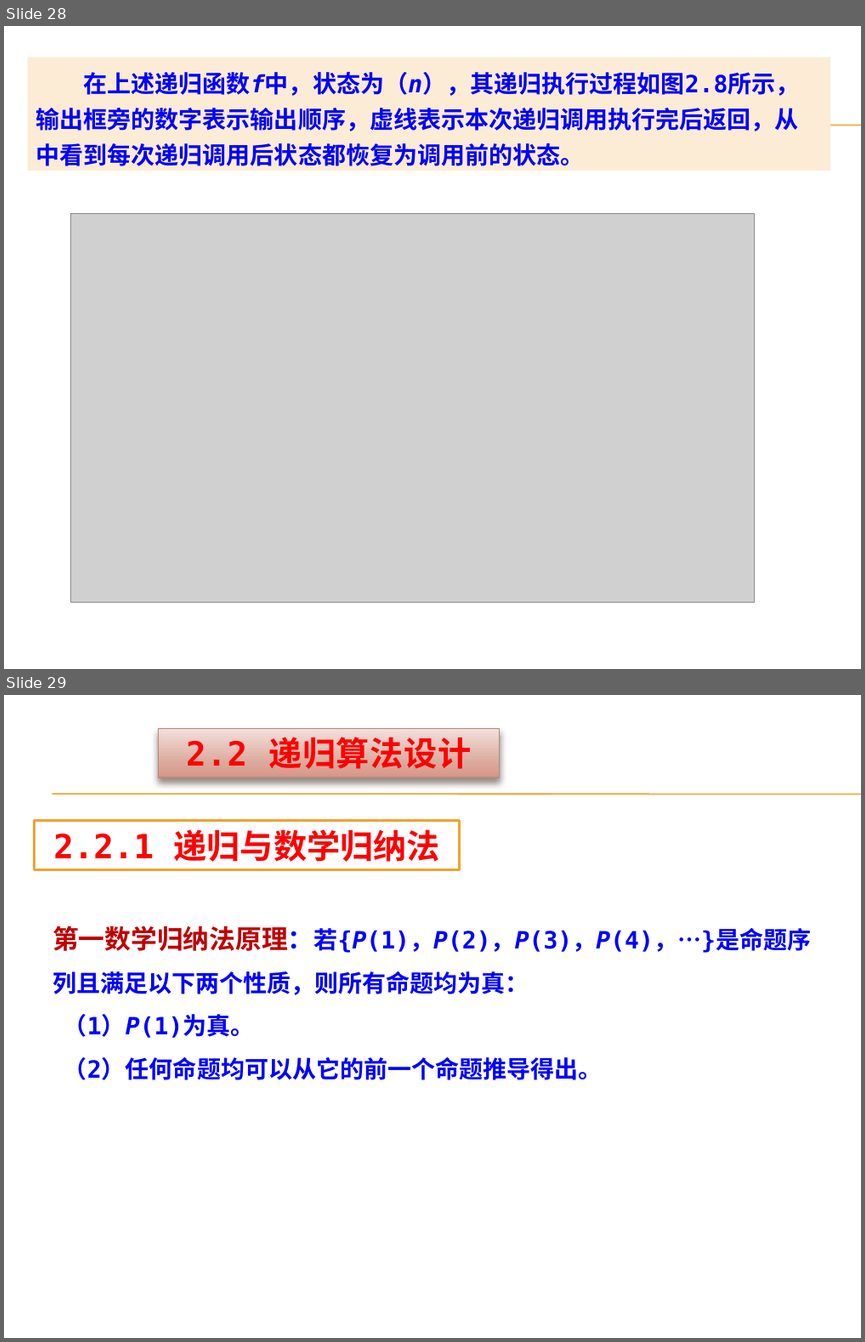
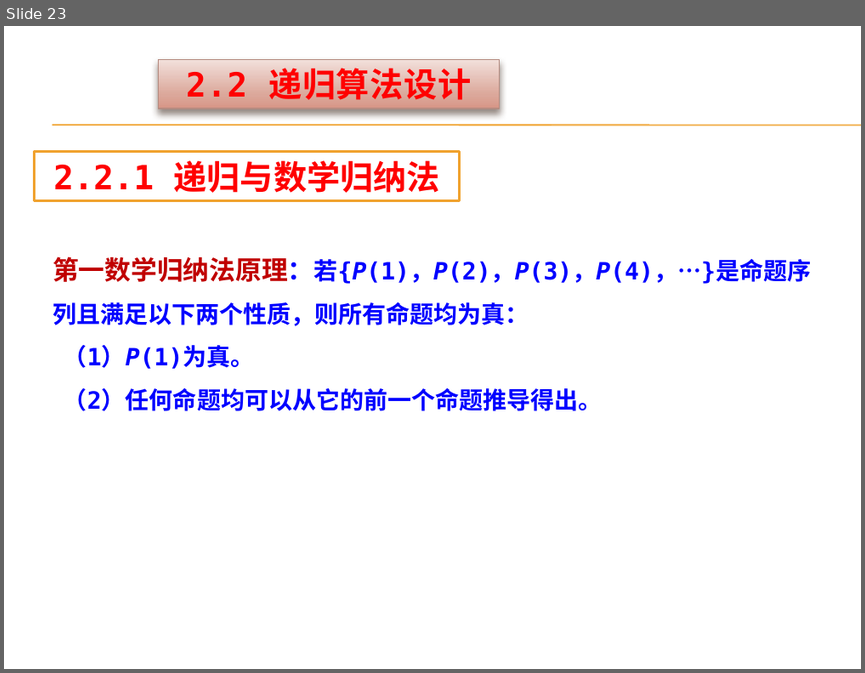
Before and after one commit to AllenW1116/Cpp-algorithm, a slide deck: 课程ppt/第2章 递归算法设计技术.pptx. Shown one above the other, each under a label of ours: slides 28 and 29 before the commit, slide 23 after it. The pictures are 865x1342 and 865x673 pixels, drawn with LibreOffice and Linux fonts; fonts in the diff are those of the drawing; grey boxes stand for pictures; background and template pictures are left out. Boxes give left, top, right and bottom in pixels: in the first picture for what was removed or moved away, otherwise in the second. Text is boxed around its words. In the diff, an @@ line names an element or a change of style, - is before the commit and + after.

```diff
--- a/课程ppt/第2章 递归算法设计技术.pptx
+++ b/课程ppt/第2章 递归算法设计技术.pptx
@@ slide 28 removed at (x1=4, y1=26, x2=861, y2=669), background picture (left out); not listed: 2 template elements that a slide beside it also shows @@
@@ rectangle removed at (x1=27, y1=57, x2=830, y2=170) @@
-在上述递归函数f中，状态为（n），其递归执行过程如图2.8所示，输出框旁的数字表示输出顺序，虚线表示本次递归调用执行完后返回，从中看到每次递归调用后状态都恢复为调用前的状态。
@@ picture removed at (x1=71, y1=214, x2=755, y2=601) @@
@@ what was slide 29 is now slide 23 @@
```
Also in this commit, not shown: 5 slides changed, 10 other slides removed, 13 other files.
